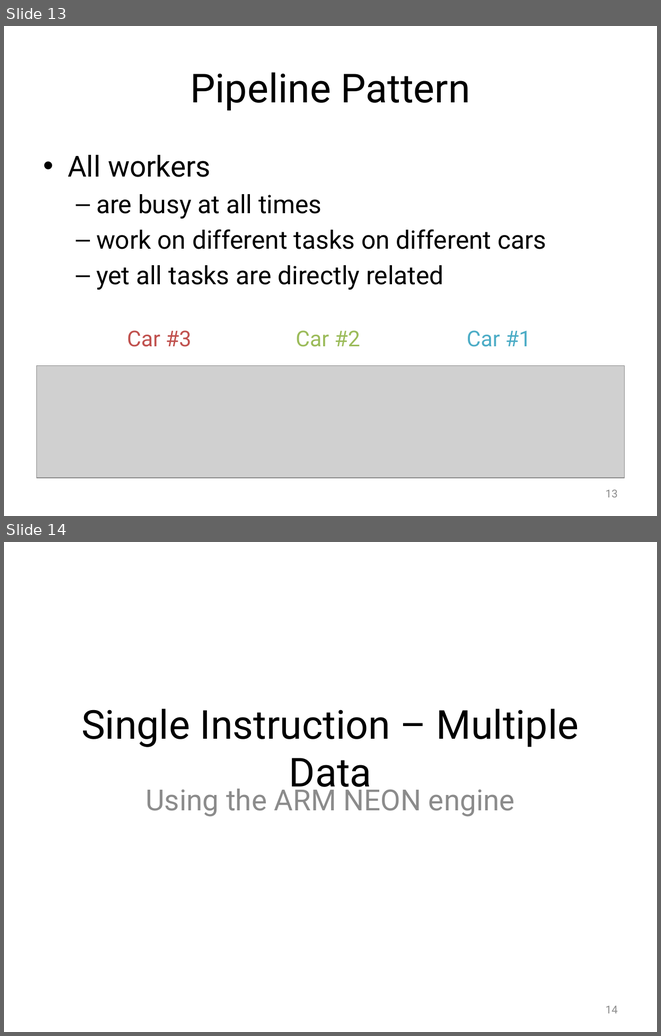
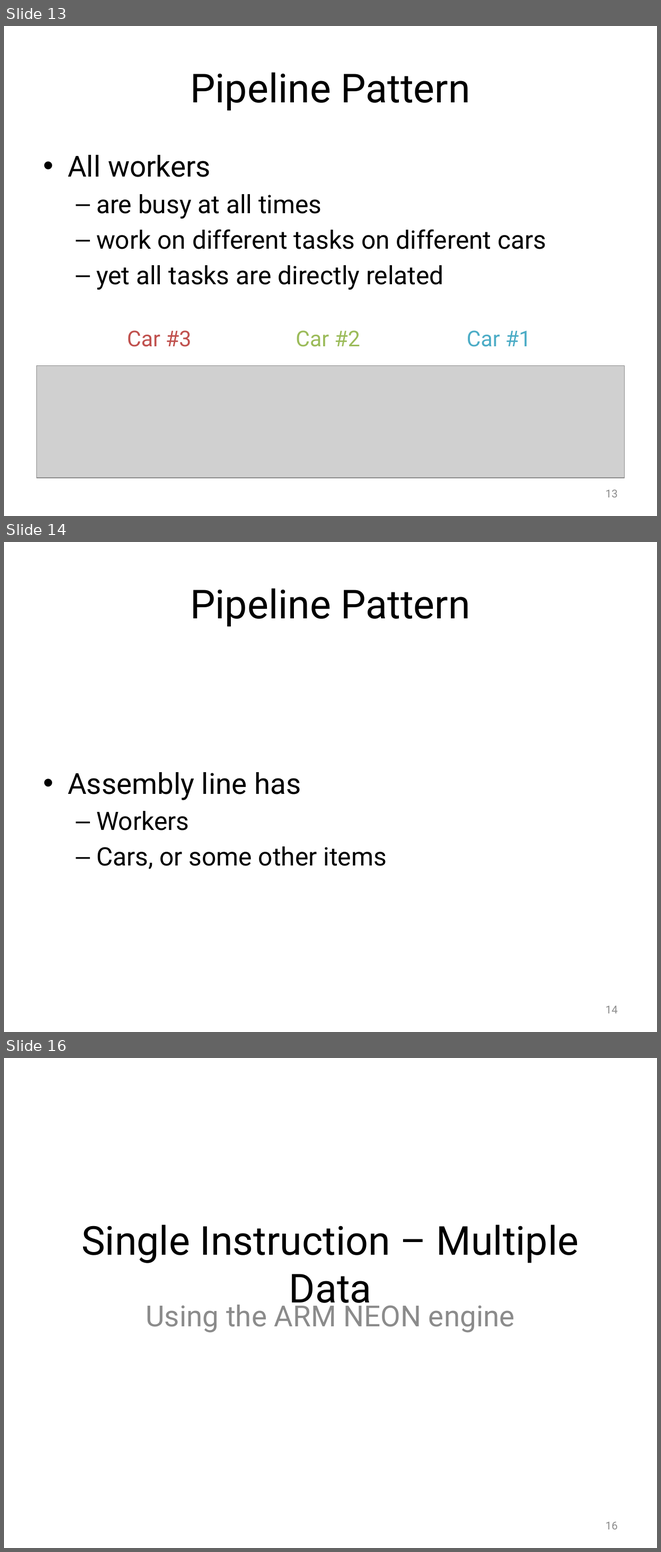
Before and after one commit to Jule/aw1, a slide deck: Praese/Presentation1.pptx. Shown one above the other, each under a label of ours: slides 13 and 14 before the commit, slides 13, 14 and 16 after it; the slides between them are not shown. The pictures are 661x1036 and 661x1552 pixels, drawn with LibreOffice and Linux fonts; fonts in the diff are those of the drawing; grey boxes stand for pictures; background and template pictures are left out. Boxes give left, top, right and bottom in pixels: in the first picture for what was removed or moved away, otherwise in the second. Text is boxed around its words. In the diff, an @@ line names an element or a change of style, - is before the commit and + after.

```diff
--- a/Praese/Presentation1.pptx
+++ b/Praese/Presentation1.pptx
@@ slide 14 added at (x1=4, y1=542, x2=657, y2=1032), background picture (left out) @@
@@ title added at (x1=190, y1=588, x2=470, y2=627), 44 pt, text #000000 @@
+Pipeline Pattern
@@ text added at (x1=68, y1=772, x2=387, y2=869), 28 pt, text #000000 @@
+• Assembly line has
+  – Workers
+  – Cars, or some other items
@@ page number added at (x1=606, y1=1005, x2=618, y2=1013), 12 pt, text #8C8C8C @@
+14
@@ what was slide 14 is now slide 16 @@
@@ page number at (x1=606, y1=1521, x2=618, y2=1529): text changed @@
-14
+16
```
Also in this commit, not shown: 3 slides changed, 1 other slide added, 2 other files.
